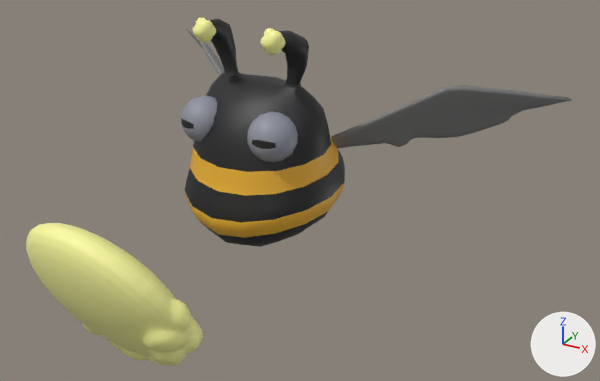
Two versions of the FBX model Assets/MODELS/MONSTERS/monster_mom/monster_mom.fbx, one commit apart.
Both versions are drawn from a 50 mm camera at (2.84, -4.64, 3.65) aimed at (0.38, -0.16, 1.42). Every picture has the same lights, and +X, +Y and +Z are marked at lower right. The older version comes first. Where no turn or scale is listed for an object, it has been applied to the vertices.
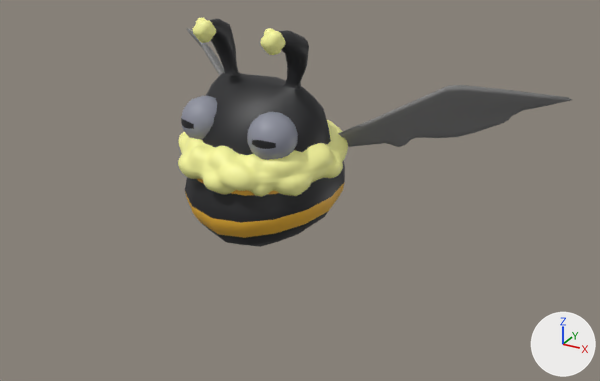
Where the newer file only moved an object's origin or applied its transform, the numbers keep the older frame.

What differs and where, as boxes (x1, y1, x2, y2) in the pictures (600 x 381 px):
'Sphere', reshaped
    before: (26, 223, 203, 366)
    after: (178, 120, 348, 197)

What the commit changed:
me_sphere is used by ob_sphere; location (-0.011, -0.078, 1.792).
me_sphere had 7682 vertices, 8192 faces and spanned x -0.816..0.428, y -1.702..-1.002, z -1.205..-0.148.
me_sphere now has 7682 vertices, 8192 faces and spans x -0.627..0.629, y -0.516..0.679, z -0.392..0.009.
me_sphere part 1: the whole mesh is multiplied about its middle by the matrix ((0.974, -0.19, 0.121), (-0.19, -0.407, 0.893), (-0.121, -0.893, -0.433)), then moved by (0.195, 1.436, 0.476).
